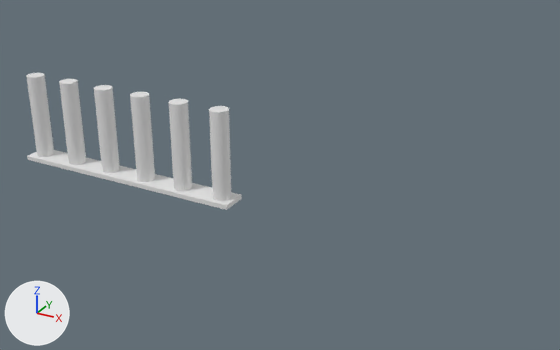
A saved change to the Blender file playSverchok/pillars.blend.
One viewpoint serves both versions: a camera (50 mm lens) standing at (67.6, -62.0, 35.5) and looking at (31.9, 2.8, 3.1). Lighting does not change. The marker at lower left points along +X, +Y and +Z.

Names of what the first picture shows: 'Pillar.0000', 'Tau.0000'.
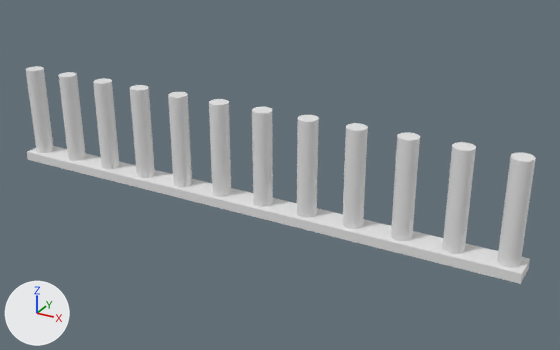
Where the change shows, as pixel boxes (x1, y1, x2, y2) in the pictures (560 x 350 px; the box of a moved part takes in the faces that stretch with it):
'Pillar.0000', reshaped (147% wider, 57% taller): before (26, 73, 232, 201); after (26, 66, 536, 268)
'Tau.0000', reshaped (133% wider, 128% taller): before (27, 150, 242, 210); after (27, 146, 530, 284)
part 1 of me_pillar_0000, moved or reshaped: before (26, 73, 54, 157); after (26, 66, 54, 153)
part 2 of me_pillar_0000, moved or reshaped: before (59, 79, 86, 165); after (58, 72, 86, 161)
part 3 of me_pillar_0000, moved or reshaped: before (94, 85, 120, 173); after (93, 78, 120, 169)
part 4 of me_pillar_0000, moved or reshaped: before (130, 92, 155, 182); after (130, 85, 155, 178)
part 5 of me_pillar_0000, moved or reshaped: before (169, 99, 192, 191); after (168, 92, 192, 187)
part 6 of me_pillar_0000, moved or reshaped: before (209, 106, 232, 201); after (209, 99, 231, 197)
part 7 of me_pillar_0000, added: after (252, 107, 273, 207)
part 8 of me_pillar_0000, added: after (297, 115, 319, 218)
part 9 of me_pillar_0000, added: after (342, 123, 368, 229)
part 10 of me_pillar_0000, added: after (391, 132, 420, 241)
part 11 of me_pillar_0000, added: after (442, 142, 476, 254)
part 12 of me_pillar_0000, added: after (497, 153, 536, 268)

Edits to the bpy script that builds the scene:
```text
Change me_pillar_0000:
    where me_pillar_0000.from_pydata(...)  # 384 vertices, 204 faces; spans x 0.5..27.5, y -1.0..1.0, z 0.2..10.2
    used by ob_pillar_0000; location = (0.0, 0.0, 0.0)
    me_pillar_0000 part 1: the loose piece of 64 vertices spanning x 0.5..2.5, y -1.0..1.0, z 0.2..10.2 is moved by (0.0, 0.0, 0.8)
    me_pillar_0000 part 2: the loose piece of 64 vertices spanning x 5.5..7.5, y -1.0..1.0, z 0.2..10.2 is moved by (0.0, 0.0, 0.8)
    me_pillar_0000 part 3: the loose piece of 64 vertices spanning x 10.5..12.5, y -1.0..1.0, z 0.2..10.2 is moved by (0.0, 0.0, 0.8)
    me_pillar_0000 part 4: the loose piece of 64 vertices spanning x 15.5..17.5, y -1.0..1.0, z 0.2..10.2 is moved by (0.0, 0.0, 0.8)
    me_pillar_0000 part 5: the loose piece of 64 vertices spanning x 20.5..22.5, y -1.0..1.0, z 0.2..10.2 is moved by (0.0, 0.0, 0.8)
    me_pillar_0000 part 6: the loose piece of 64 vertices spanning x 25.5..27.5, y -1.0..1.0, z 0.2..10.2 is moved by (0.0, 0.0, 0.8)
    me_pillar_0000 part 7: a new loose piece, a 32-sided cylinder along z spanning x 30.5..32.5, y -1.0..1.0, z 1.0..11.0
    me_pillar_0000 part 8: a new loose piece, a 32-sided cylinder along z spanning x 35.5..37.5, y -1.0..1.0, z 1.0..11.0
    me_pillar_0000 part 9: a new loose piece, a 32-sided cylinder along z spanning x 40.5..42.5, y -1.0..1.0, z 1.0..11.0
    me_pillar_0000 part 10: a new loose piece, a 32-sided cylinder along z spanning x 45.5..47.5, y -1.0..1.0, z 1.0..11.0
    me_pillar_0000 part 11: a new loose piece, a 32-sided cylinder along z spanning x 50.5..52.5, y -1.0..1.0, z 1.0..11.0
    me_pillar_0000 part 12: a new loose piece, a 32-sided cylinder along z spanning x 55.5..57.5, y -1.0..1.0, z 1.0..11.0
Change me_tau_002:
    used by ob_tau_0000; location = (0.0, 0.0, 0.0)
    remove me_tau_002.from_pydata(...)  # 244 vertices, 242 faces; spans x 0.0..28.0, y -1.5..1.5, z 0.0..0.5
    add me_tau_002.from_pydata(...)  # 480 vertices, 478 faces; spans x 0.0..58.0, y -1.5..1.5, z 0.0..1.0
    me_tau_002 part 13: 6 vertices moved within x 1.9..24.7, y -1.5..1.5, z 0.0; 212 vertices removed from x 0.0..28.0, y -1.5..1.5, z 0.0..0.5; 448 vertices added at x 0.0..58.0, y -1.5..1.5, z 0.0..1.0
```
